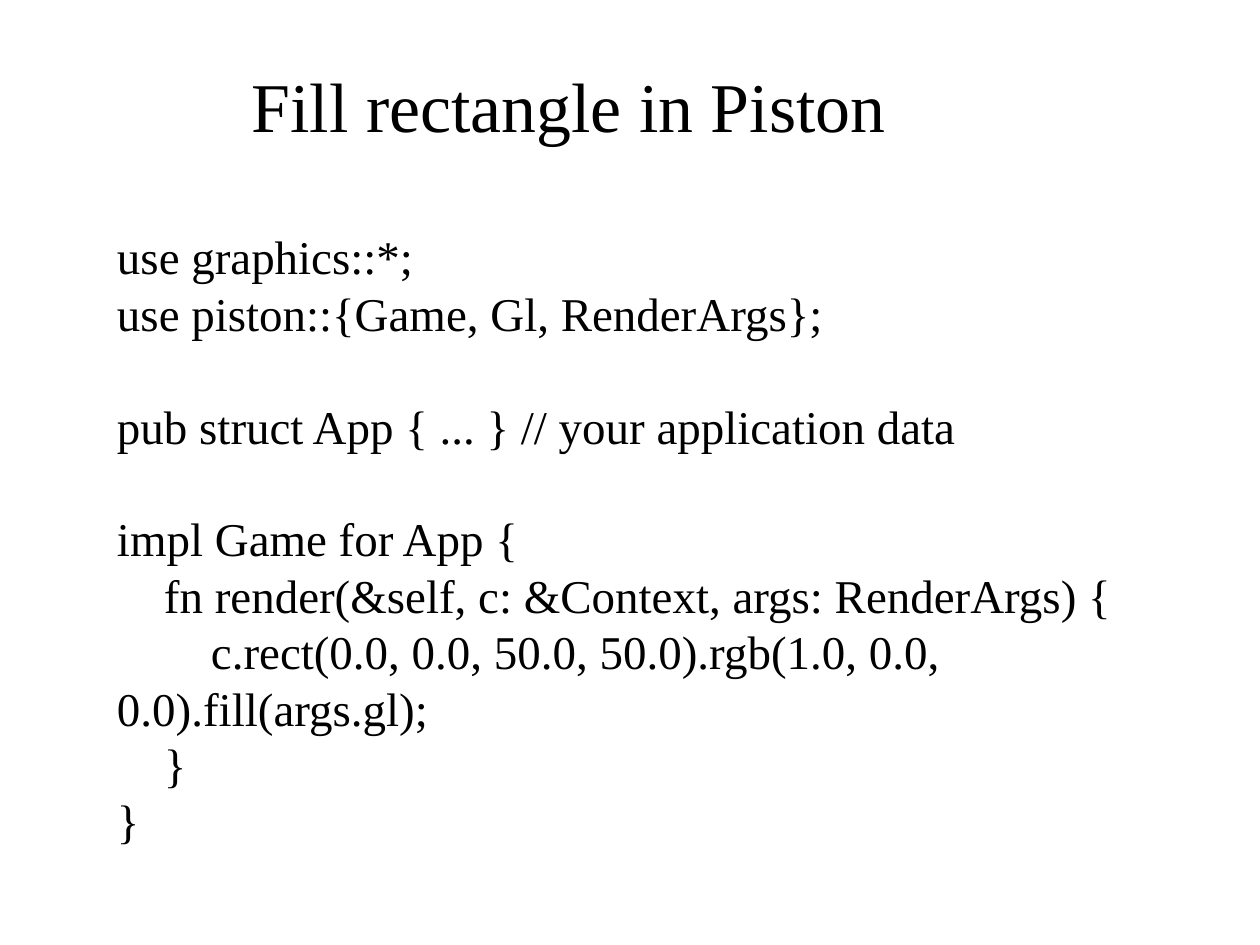
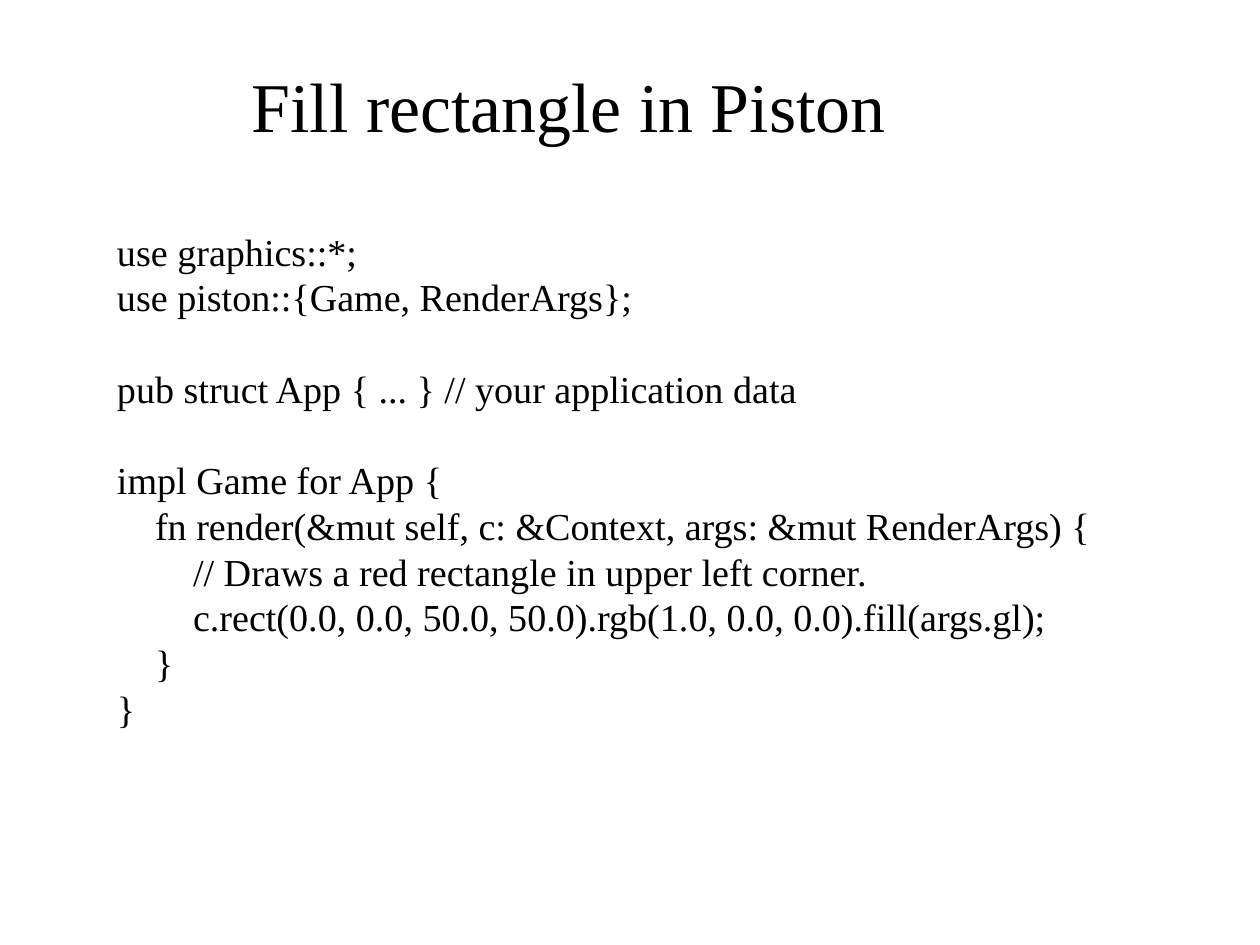
Before and after one commit to PistonDevelopers/piston, a slide deck: slide 4 of learning materials/impl Game for App.odp. Drawn at 1260x945 pixels with LibreOffice and Linux fonts; fonts in the diff are those of the drawing; background and template pictures are left out. Boxes give left, top, right and bottom in pixels: in the first picture for what was removed or moved away, otherwise in the second. Text is boxed around its words. In the diff, an @@ line names an element or a change of style, - is before the commit and + after.

Commit message:
Updated example in slides
Closes https://github.com/PistonDevelopers/piston/issues/389

```diff
--- a/learning materials/impl Game for App.odp
+++ b/learning materials/impl Game for App.odp
@@ text at (117, 239, 1062, 639): text changed; size 29.6 to 24 pt @@
-use graphics::*;
-use piston::{Game, Gl, RenderArgs};
-pub struct App { ... } // your application data
-impl Game for App {
-fn render(&self, c: &Context, args: RenderArgs) {
-c.rect(0.0, 0.0, 50.0, 50.0).rgb(1.0, 0.0, 0.0).fill(args.gl);
-}
-}
+use graphics::*;
+use piston::{Game, RenderArgs};
+pub struct App { ... } // your application data
+impl Game for App {
+fn render(&mut self, c: &Context, args: &mut RenderArgs) {
+// Draws a red rectangle in upper left corner.
+c.rect(0.0, 0.0, 50.0, 50.0).rgb(1.0, 0.0, 0.0).fill(args.gl);
+}
+}
```
